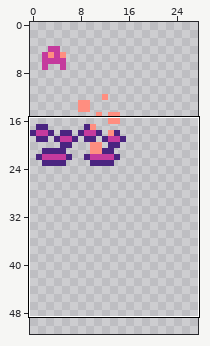
Sprite sheet: src/assets/spritesheet.png. The picture above shows the old version from afar; the outline marks the close-up.
Close-up. As it was:
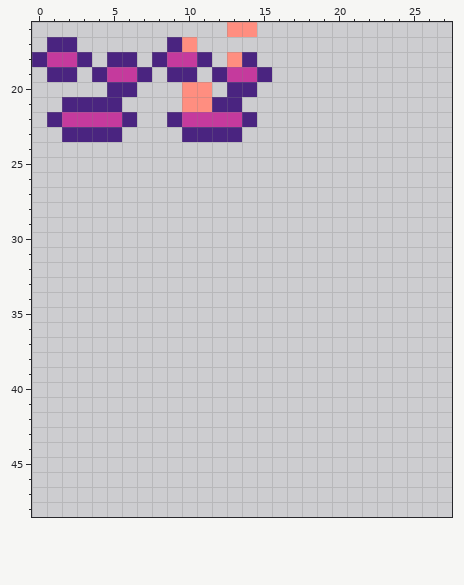
The file is 128x128 pixels. Shown: x 0..27, y 16..48. The wide view leaves out empty margins.
New version:
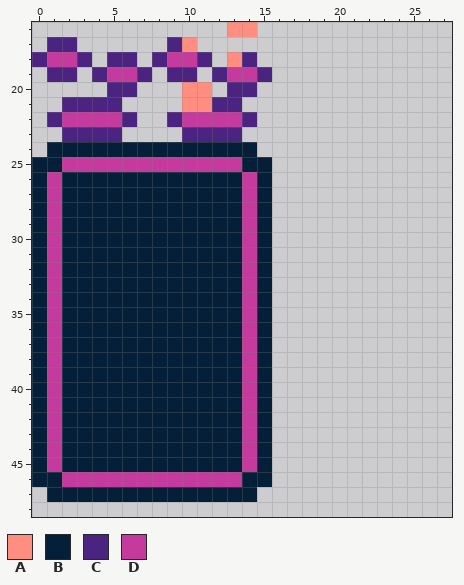
Palette (. is transparent): A #ff8e80  B #051f39  C #4a2480  D #c53a9d
Diff:
y 24: x 1..14 .............. -> BBBBBBBBBBBBBB
y 25: x 0..15 ................ -> BBDDDDDDDDDDDDBB
y 26..45: x 0..15 ................ -> BDBBBBBBBBBBBBDB
y 46: x 0..15 ................ -> BBDDDDDDDDDDDDBB
y 47: x 1..14 .............. -> BBBBBBBBBBBBBB
